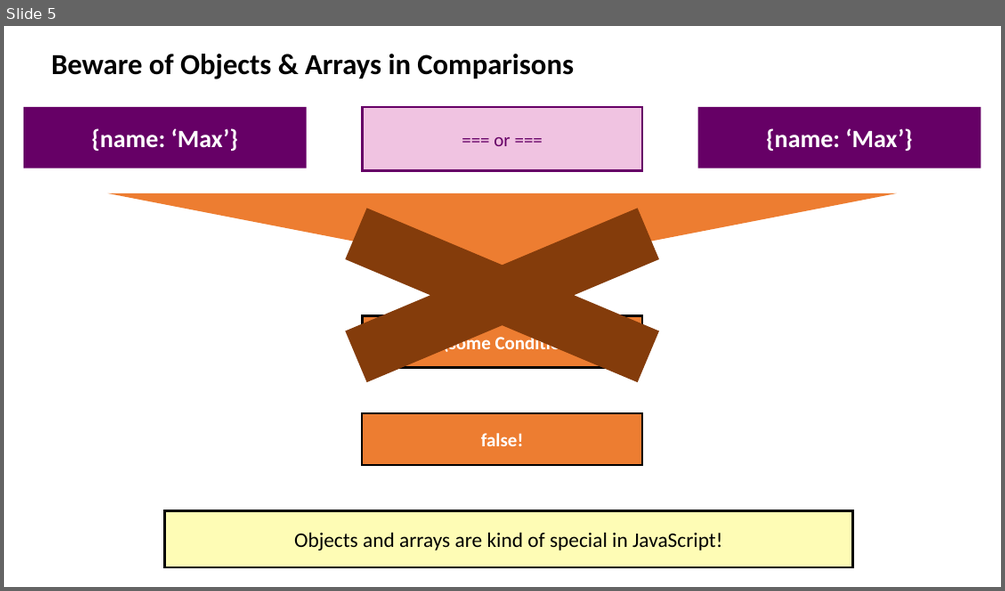
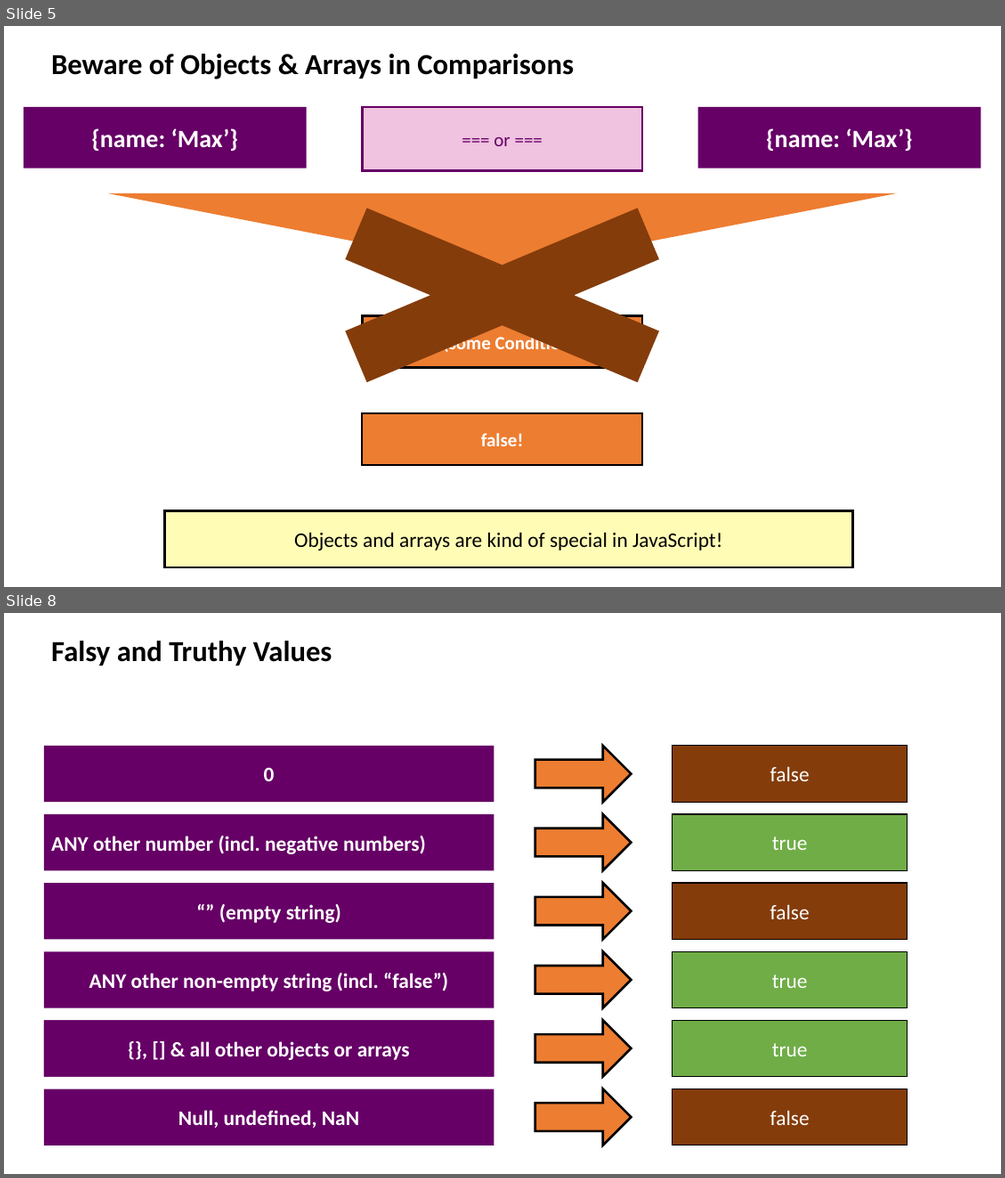
Before and after one commit to drronidz/JavaScript-The-Complete-Guide-2020, a slide deck: 4. Working with Control Structures (if Statements, Loops, Error Handling)/docs/Introduction.pptx. Shown one above the other, each under a label of ours: slide 5 before the commit, slides 5 and 8 after it; the slides between them are not shown. The pictures are 1005x591 and 1005x1178 pixels, drawn with LibreOffice and Linux fonts; fonts in the diff are those of the drawing. Boxes give left, top, right and bottom in pixels: in the first picture for what was removed or moved away, otherwise in the second. Text is boxed around its words. In the diff, an @@ line names an element or a change of style, - is before the commit and + after.

Commit message:
10. Beyond true false Truthy and Falsy Values

```diff
--- a/4. Working with Control Structures (if Statements, Loops, Error Handling)/docs/Introduction.pptx
+++ b/4. Working with Control Structures (if Statements, Loops, Error Handling)/docs/Introduction.pptx
@@ slide 8 added at [4, 613, 1001, 1174], background #FFFFFF @@
@@ text added at [51, 641, 332, 666], 28 pt, text #000000, bold @@
+Falsy and Truthy Values
@@ rectangle added at [44, 746, 494, 802], fill #660066, 20 pt, text #FFFFFF, bold @@
+0
@@ right arrow added at [535, 746, 631, 802], fill #ED7D31, outline #000000 2.25 pt @@
@@ rectangle added at [672, 746, 907, 802], fill #843C0B, outline #000000 1 pt, 20 pt, text #FFFFFF @@
+false
@@ rectangle added at [44, 814, 494, 870], fill #660066, 20 pt, text #FFFFFF, bold @@
+ANY other number (incl. negative numbers)
@@ right arrow added at [535, 814, 631, 870], fill #ED7D31, outline #000000 2.25 pt @@
@@ rectangle added at [672, 814, 907, 870], fill #70AD47, outline #000000 1 pt, 20 pt, text #FFFFFF @@
+true
@@ rectangle added at [44, 883, 494, 939], fill #660066, 20 pt, text #FFFFFF, bold @@
+“” (empty string)
@@ right arrow added at [535, 883, 631, 939], fill #ED7D31, outline #000000 2.25 pt @@
@@ rectangle added at [672, 883, 907, 939], fill #843C0B, outline #000000 1 pt, 20 pt, text #FFFFFF @@
+false
@@ rectangle added at [44, 952, 494, 1008], fill #660066, 20 pt, text #FFFFFF, bold @@
+ANY other non-empty string (incl. “false”)
@@ right arrow added at [535, 952, 631, 1008], fill #ED7D31, outline #000000 2.25 pt @@
@@ rectangle added at [672, 952, 907, 1008], fill #70AD47, outline #000000 1 pt, 20 pt, text #FFFFFF @@
+true
@@ rectangle added at [44, 1020, 494, 1076], fill #660066, 20 pt, text #FFFFFF, bold @@
+ANY other number (incl. negative numbers)
@@ rectangle added at [44, 1021, 494, 1077], fill #660066, 20 pt, text #FFFFFF, bold @@
+{}, [] & all other objects or arrays
@@ right arrow added at [535, 1020, 631, 1076], fill #ED7D31, outline #000000 2.25 pt @@
@@ rectangle added at [672, 1020, 907, 1076], fill #70AD47, outline #000000 1 pt, 20 pt, text #FFFFFF @@
+true
@@ rectangle added at [44, 1088, 494, 1144], fill #660066, 20 pt, text #FFFFFF, bold @@
+Null, undefined, NaN
@@ right arrow added at [535, 1088, 631, 1144], fill #ED7D31, outline #000000 2.25 pt @@
@@ rectangle added at [672, 1088, 907, 1144], fill #843C0B, outline #000000 1 pt, 20 pt, text #FFFFFF @@
+false
```
Also in this commit, not shown: 1 slide changed, 1 other slide added, 1 other file.
